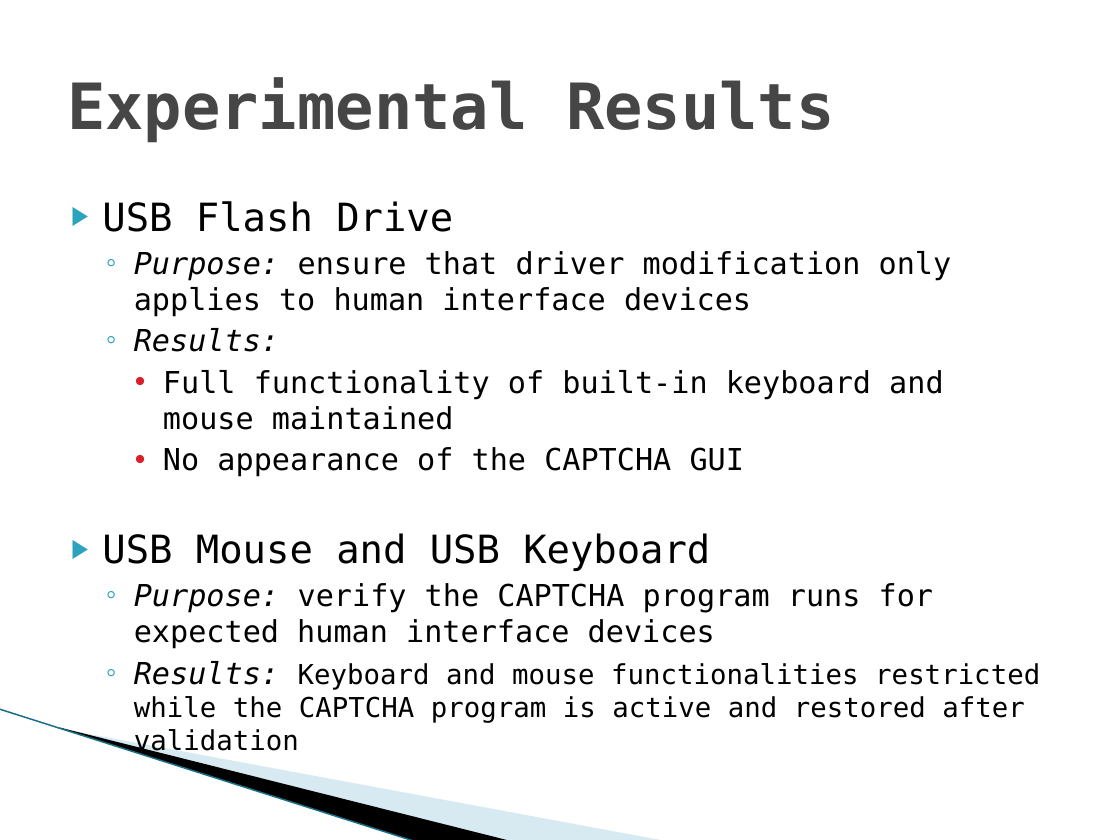
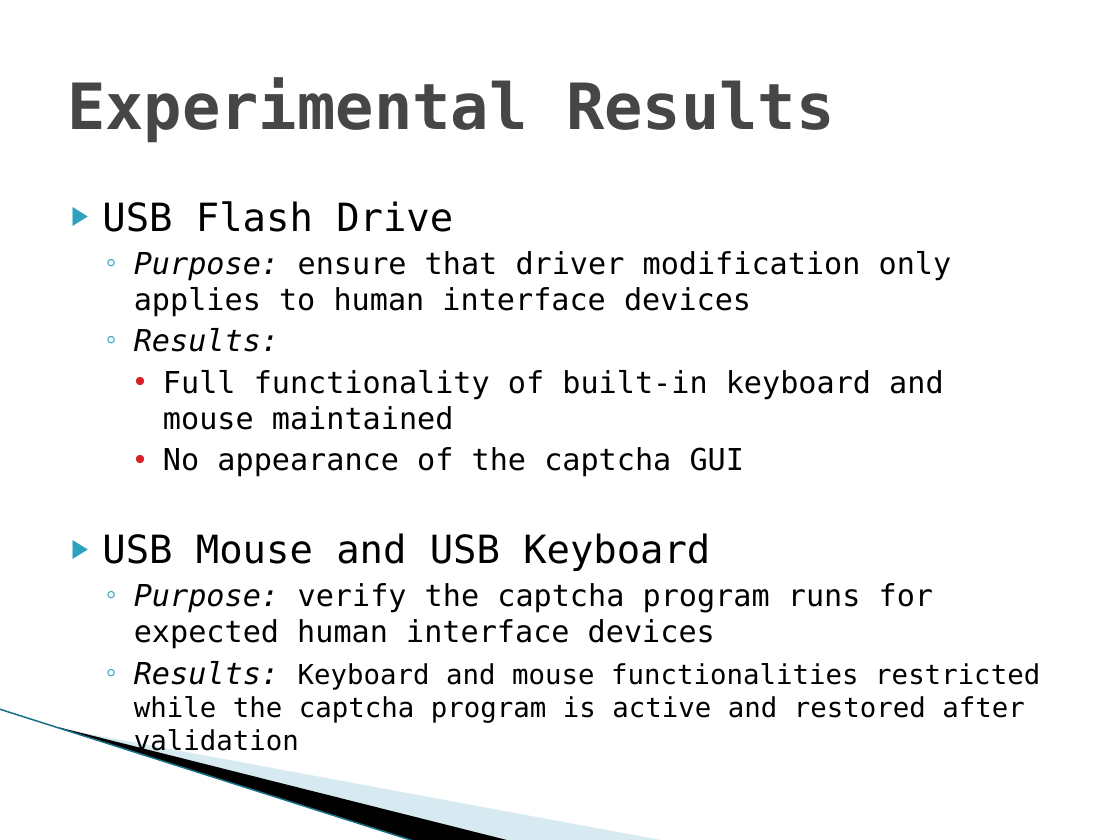
Before and after one commit to vfasburg/cse_825, a slide deck: slide 18 of Project/Final_Project_Presentation_Fasburg_Reiff_Thomas.pptx. Drawn at 1120x840 pixels with LibreOffice and Linux fonts; fonts in the diff are those of the drawing; background and template pictures are left out. Boxes give left, top, right and bottom in pixels: in the first picture for what was removed or moved away, otherwise in the second. Text is boxed around its words. In the diff, an @@ line names an element or a change of style, - is before the commit and + after.

```diff
--- a/Project/Final_Project_Presentation_Fasburg_Reiff_Thomas.pptx
+++ b/Project/Final_Project_Presentation_Fasburg_Reiff_Thomas.pptx
@@ text at (163, 447, 744, 477): text changed @@
-    • No appearance of the CAPTCHA GUI
+    • No appearance of the captcha GUI
@@ text at (134, 583, 1040, 756): text changed @@
-  ◦ Purpose: verify the CAPTCHA program runs for expected human interface devices
-  ◦ Results: Keyboard and mouse functionalities restricted while the CAPTCHA program is active and restored after validation
+  ◦ Purpose: verify the captcha program runs for expected human interface devices
+  ◦ Results: Keyboard and mouse functionalities restricted while the captcha program is active and restored after validation
```
Also in this commit, not shown: 8 other slides changed.
